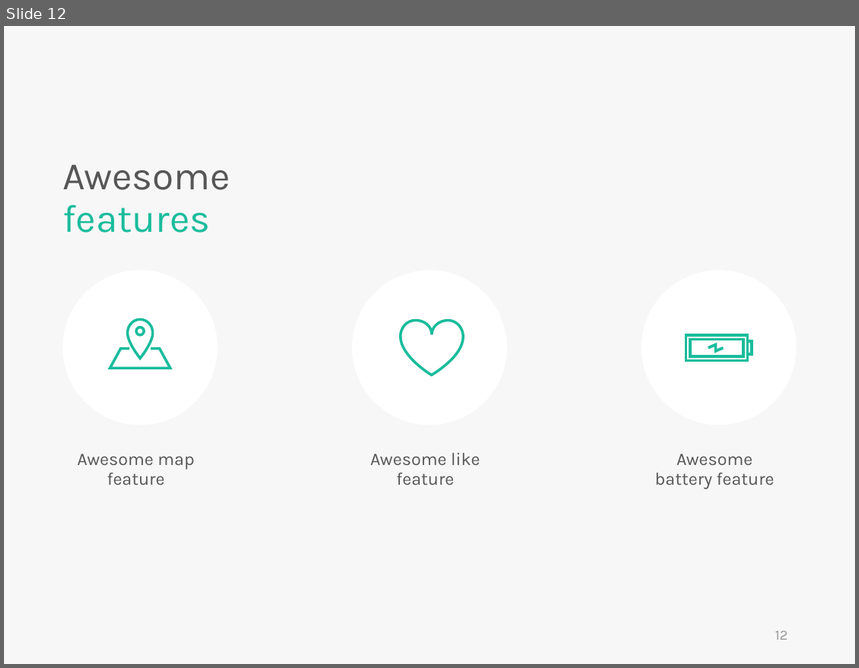
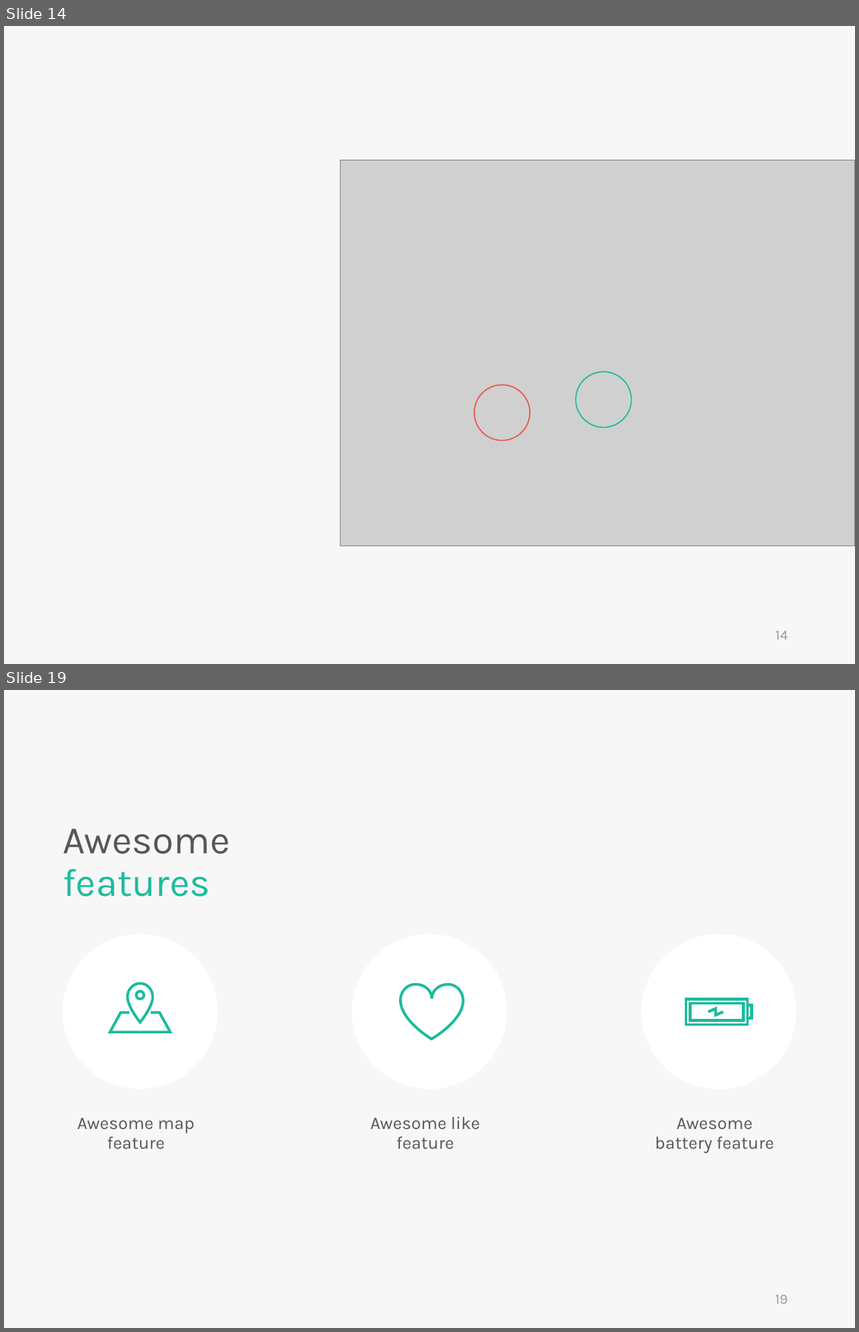
Before and after one commit to skyran1278/VbaProject, a slide deck: 20180126_SmartSplice/SmartSplice.pptx. Shown one above the other, each under a label of ours: slide 12 before the commit, slides 14 and 19 after it; the slides between them are not shown. The pictures are 859x668 and 859x1332 pixels, drawn with LibreOffice and Linux fonts; fonts in the diff are those of the drawing; grey boxes stand for pictures. Boxes give left, top, right and bottom in pixels: in the first picture for what was removed or moved away, otherwise in the second. Text is boxed around its words. In the diff, an @@ line names an element or a change of style, - is before the commit and + after.

```diff
--- a/20180126_SmartSplice/SmartSplice.pptx
+++ b/20180126_SmartSplice/SmartSplice.pptx
@@ slide 14 added at (4,26,855,664), background #F7F7F7 @@
@@ picture added at (340,161,855,546) @@
@@ ellipse added at (474,385,530,440), outline #E95849 1 pt @@
@@ ellipse added at (576,372,631,427), outline #1ABC9C 1 pt @@
@@ page number added at (775,631,788,640), 12 pt, text #9A9A9A @@
+14
@@ what was slide 12 is now slide 19 @@
@@ page number at (775,1295,788,1304): text changed @@
-12
+19
```
Also in this commit, not shown: 3 slides changed, 6 other slides added, 3 other files.
